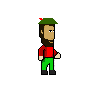
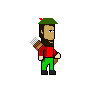
The second 100x100 image is a revision of the first. Changes to its layers:
added layer "Layer 5" over [30, 37, 58, 65]
